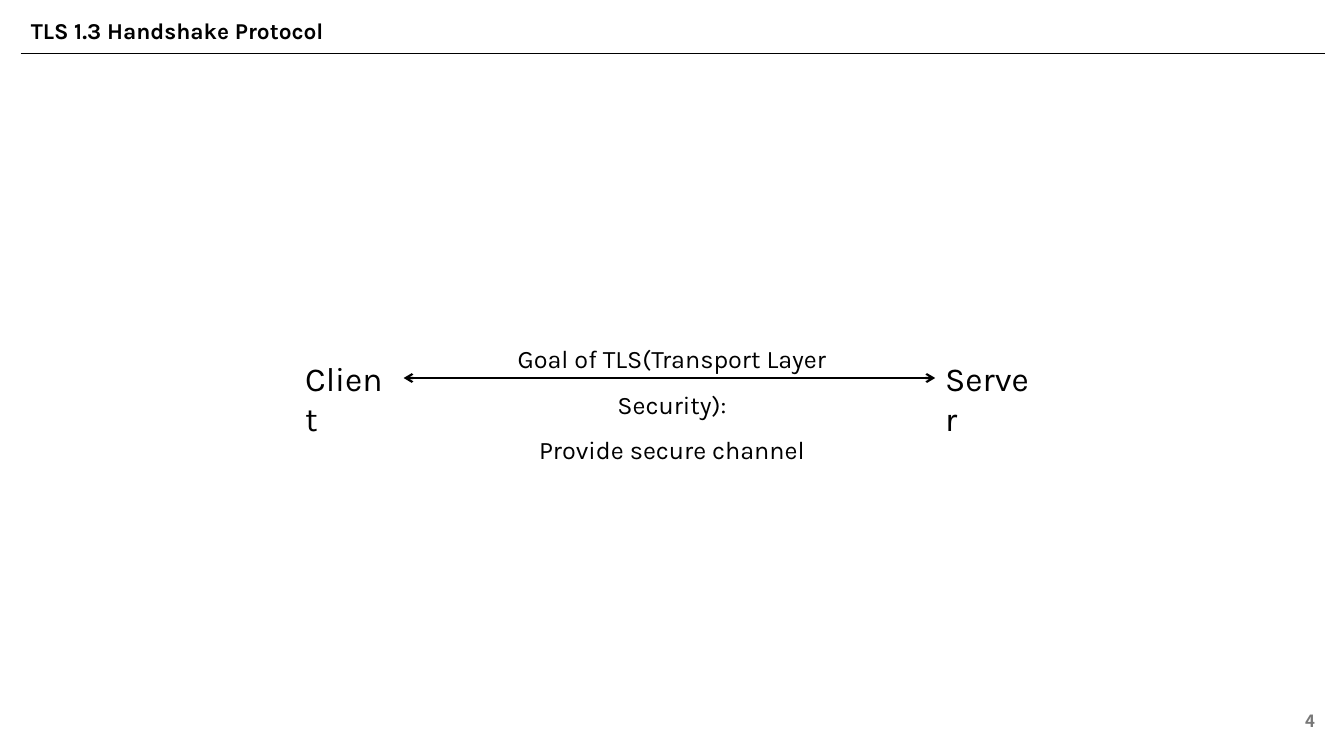
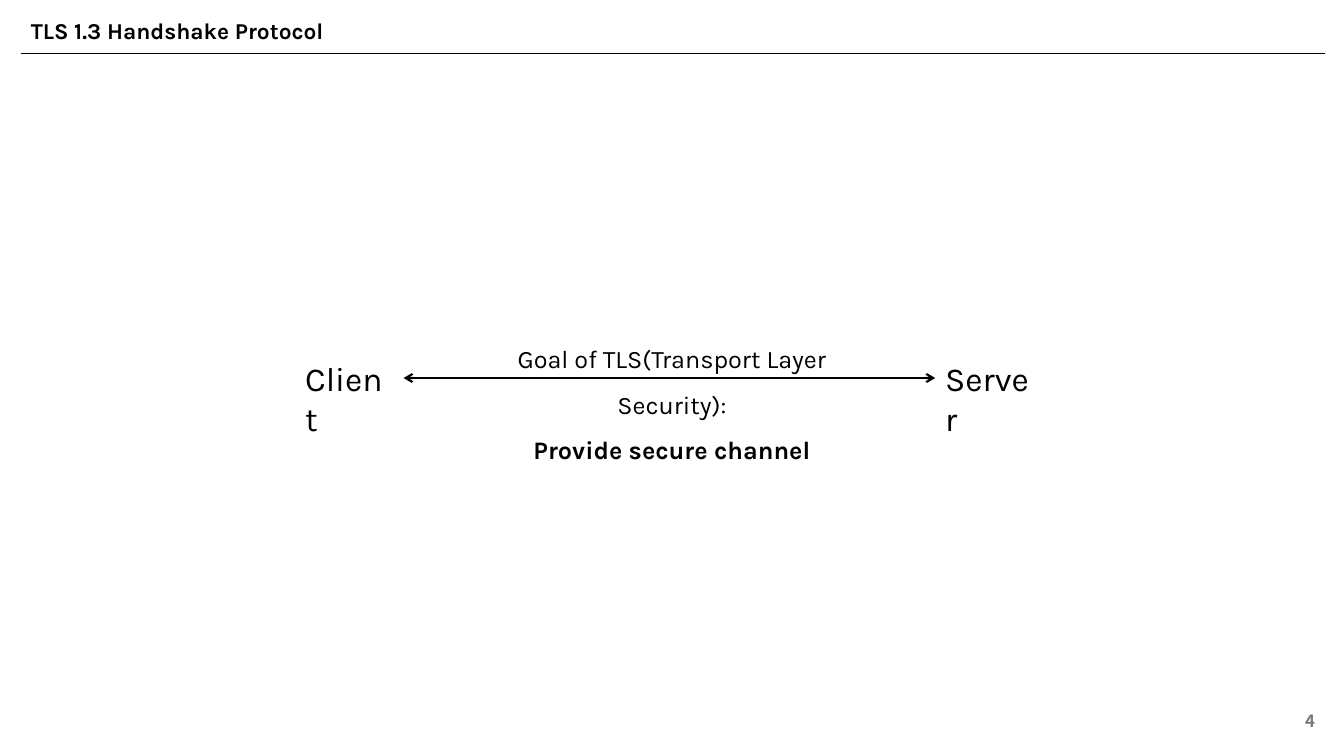
Before and after one commit to east-chord-0729/0-RTT-Security, a slide deck: slide 4 of 0-RTT-Security.pptx. Drawn at 1344x756 pixels with LibreOffice and Linux fonts; fonts in the diff are those of the drawing. Boxes give left, top, right and bottom in pixels: in the first picture for what was removed or moved away, otherwise in the second. Text is boxed around its words. In the diff, an @@ line names an element or a change of style, - is before the commit and + after.

```diff
--- a/0-RTT-Security.pptx
+++ b/0-RTT-Security.pptx
@@ text at <box>533,441,810,460</box>: bold on in "Provide secure channel" @@
```
Also in this commit, not shown: 7 other slides changed, 4 slides added, 1 slide removed, 1 other file.
